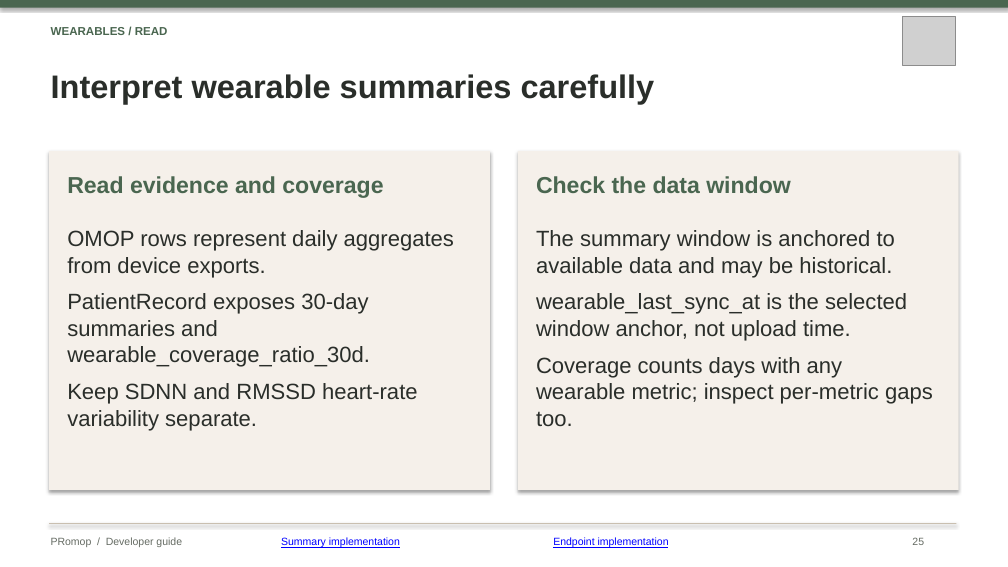
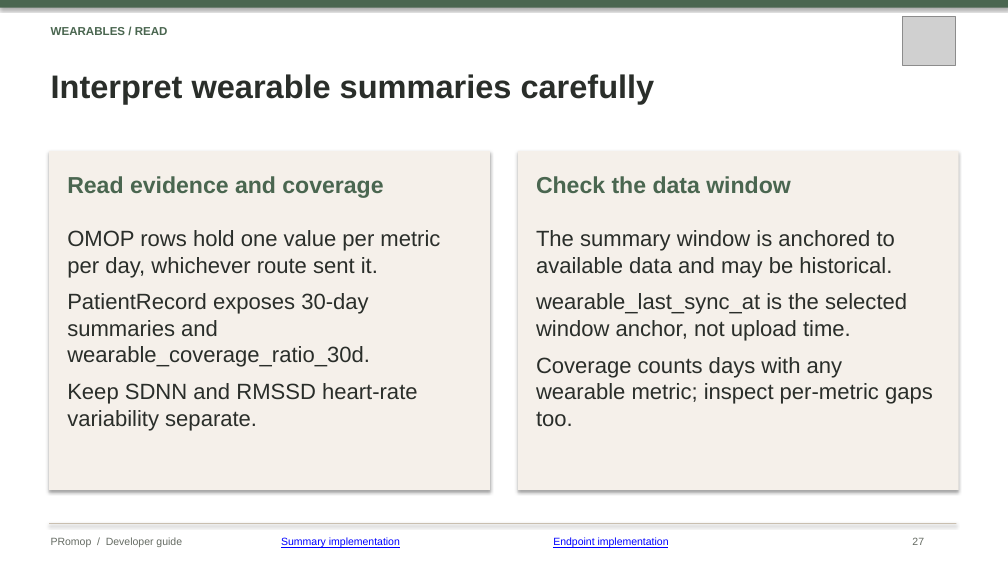
Before and after one commit to healthkey-ai/promop, a slide deck: slide 27 of PRomop_Developer_Guide.pptx (slide 25 before the commit). Drawn at 1008x567 pixels with LibreOffice and Linux fonts; fonts in the diff are those of the drawing; grey boxes stand for pictures. Boxes give left, top, right and bottom in pixels: in the first picture for what was removed or moved away, otherwise in the second. Text is boxed around its words. In the diff, an @@ line names an element or a change of style, - is before the commit and + after.

```diff
--- a/PRomop_Developer_Guide.pptx
+++ b/PRomop_Developer_Guide.pptx
@@ text at bbox=[67, 230, 440, 278]: text changed @@
-OMOP rows represent daily aggregates from device exports.
+OMOP rows hold one value per metric per day, whichever route sent it.
@@ text at bbox=[912, 537, 924, 545]: text changed @@
-25
+27
```
Also in this commit, not shown: 8 other slides changed, 2 slides added, 1 slide removed, 1 other file.
